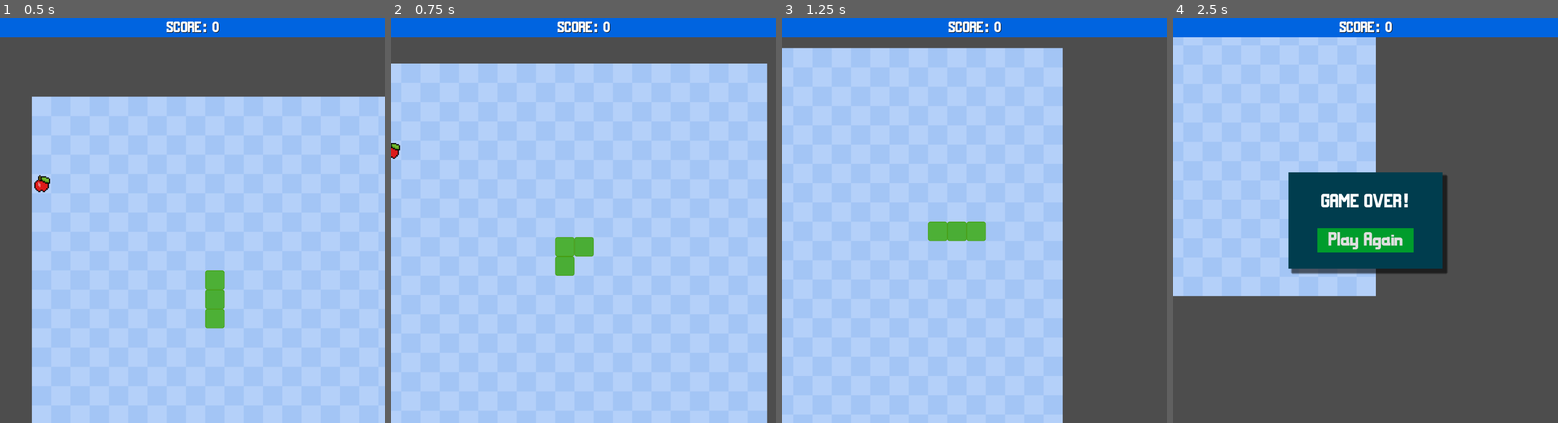
Above: before the commit, frames 1-4 (left to right).
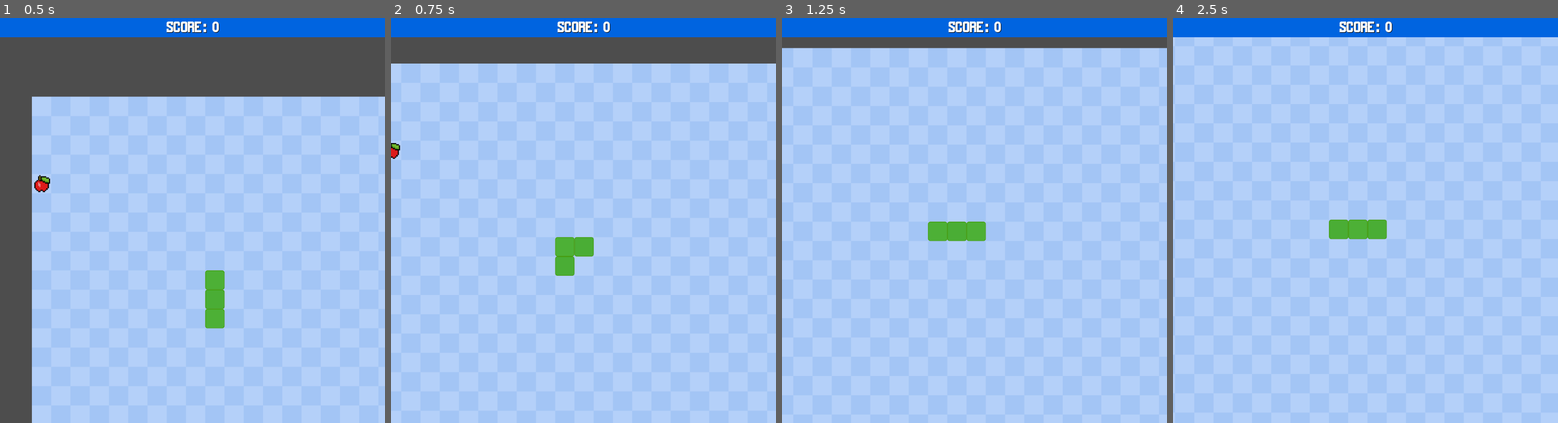
Above: after the commit, the same moments.

Repository: verbrannter-toast/FangOrFall
Game: Godot game, scene res://Scenes/GameElements/main.tscn
Two runs of this game, one before a commit and one after it. Both use one fixed random seed, a clock stepped at 60 frames per second and the inputs below.
Inputs:
- Up to frame 1 (0.5 s): no input
- Up to frame 2 (0.75 s): hold D (move_right) from 0.53 s (still down)
- Up to frame 3 (1.25 s): keep holding D (move_right)
- Up to frame 4 (2.5 s): release D (move_right) at 1.28 s; hold S (move_down) 1.28-2.03 s; hold D (move_right) from 2.03 s (still down)

Frame 1 is identical in both runs. In frame 2, 2.1% of the frame differs, in the area x 97-100%, y 11-100%; in frame 3, 25%; in frame 4, 67%, in the area x 0-100%, y 4-100%.

Commit message:
Bigger Map

Diff:
--- a/fang-or-fall/Scenes/GameElements/main.tscn
+++ b/fang-or-fall/Scenes/GameElements/main.tscn
@@ -11,10 +11,6 @@
 [node name="Main" type="Node"]
 script = ExtResource("1_fmw02")
 snake_scene = ExtResource("2_io2sj")
-
-[node name="Background" type="Sprite2D" parent="."]
-position = Vector2(500, 550)
-texture = ExtResource("2_fps3c")
 
 [node name="Hud" parent="." instance=ExtResource("3_s77pf")]
 
@@ -31,5 +27,27 @@
 [node name="Camera2D" type="Camera2D" parent="."]
 script = ExtResource("8_ctao7")
 
+[node name="Background" type="Node" parent="."]
+
+[node name="Background1" type="Sprite2D" parent="Background"]
+z_index = -1
+position = Vector2(500, 550)
+texture = ExtResource("2_fps3c")
+
+[node name="Background2" type="Sprite2D" parent="Background"]
+z_index = -1
+position = Vector2(1500, 550)
+texture = ExtResource("2_fps3c")
+
+[node name="Background3" type="Sprite2D" parent="Background"]
+z_index = -1
+position = Vector2(1500, 1550)
+texture = ExtResource("2_fps3c")
+
+[node name="Background4" type="Sprite2D" parent="Background"]
+z_index = -1
+position = Vector2(500, 1550)
+texture = ExtResource("2_fps3c")
+
 [connection signal="timeout" from="MoveTimer" to="." method="_on_move_timer_timeout"]
 [connection signal="restart" from="GameOverMenu" to="." method="_on_game_over_menu_restart"]
--- a/fang-or-fall/Scenes/Scripts/main.gd
+++ b/fang-or-fall/Scenes/Scripts/main.gd
@@ -7,7 +7,7 @@
 var game_started : bool = false
 
 #grid variables
-var cells : int = 20
+var cells : int = 40
 var cell_size : int = 50
 
 #food variables
